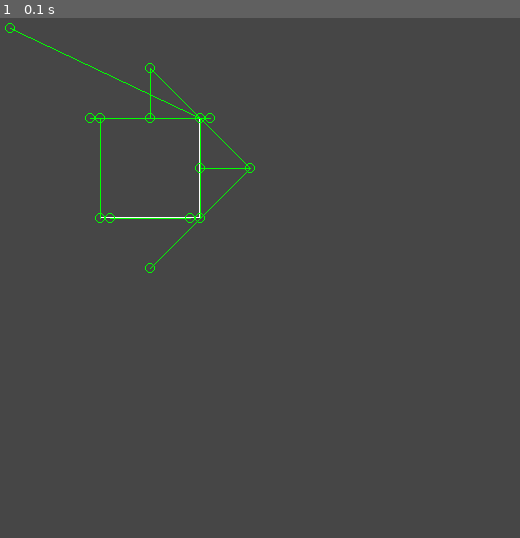
Above: before the commit, frame 1.
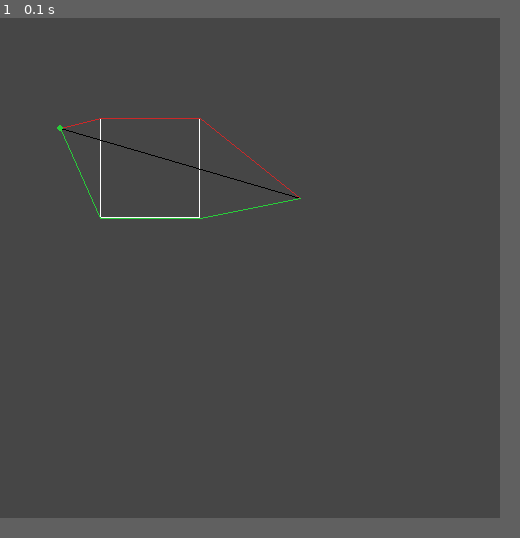
Above: after the commit, the same moment.

Repository: rshetty22166145/Covid-Sim
Game: pygame game, started from testing_scrap.py
The game is run twice, just before and just after one commit, with the same random seed, the same clock (stepped at 60 frames per second) and the same inputs.
Inputs:
- Up to frame 1 (0.1 s): no input
In our replay, the window is 520x520 before the commit and 500x500 after it. These sizes can differ from the game's own. Grey fills any space a smaller window leaves; there, only what the larger window draws over its background counts as a difference.

The runs differ from the first frame. In frame 1, 0.7% of the frame differs, in the area x 0-58%, y 0-50%.

Commit message:
Add 2 path cases

Diff:
--- a/my_path_finding/geometry.py
+++ b/my_path_finding/geometry.py
@@ -1,6 +1,8 @@
 from __future__ import annotations
 import math
 from my_path_finding.helpers import *
+from typing import Any, Callable, Union, Optional
+from my_path_finding.helpers import midpoint, dist
 
 
 class Point:
@@ -8,8 +10,29 @@
     Representation of a 2D point
     """
     def __init__(self, x: float, y: float):
-        self.x = x
-        self.y = y
+        self.x = float(x)
+        self.y = float(y)
+
+    def _perform_operation(self, other: Any,
+                           operation: Callable[[float, Union[int, float]], float]):
+        if isinstance(other, (float, int)):
+            return Point(operation(self.x, other), operation(self.y, other))
+        elif isinstance(other, (list, Point, tuple)) and len(other) == 2:
+            return Point(operation(self.x, other[0]), operation(self.y, other[1]))
+        else:
+            raise TypeError("Can only add numerical values to points")
+
+    def __add__(self, other: Any) -> Point:
+        return self._perform_operation(other, lambda a, b: a + b)
+
+    def __sub__(self, other: Any) -> Point:
+        return self._perform_operation(other, lambda a, b: a - b)
+
+    def __truediv__(self, other) -> Point:
+        return self._perform_operation(other, lambda a, b: a / b)
+
+    def __mul__(self, other) -> Point:
+        return self._perform_operation(other, lambda a, b: a * b)
 
     def __getitem__(self, item):
         if not isinstance(item, int):
@@ -24,6 +47,9 @@
     def __str__(self):
         return "Point" + str(tuple(self))
 
+    def __len__(self):
+        return 2
+
     def __repr__(self):
         return self.__str__()
 
@@ -76,12 +102,20 @@
         """Return if the vector intersects the shape, exclusive of shape edges"""
         raise NotImplementedError
 
-    def get_vertices(self, vector: Vector) -> list[Point]:
+    def is_point_inside(self, point: Point):
+        """Return if point is inside the shape. If point is on edges, does not count"""
+        raise NotImplementedError
+
+    def get_vertices(self, vector: Optional[Vector] = None) -> list[Point]:
         """Return significant points of the shape given a vector"""
         raise NotImplementedError
 
     def get_inflated(self, radius: float) -> Shape:
         """Return new shape expanded in all directions by radius while maintaining center"""
+        raise NotImplementedError
+
+    def get_bounding_box_area(self) -> float:
+        """Return the area of the rectangle which bounds this shape"""
         raise NotImplementedError
 
 
@@ -131,7 +165,7 @@
         else:
             return False
 
-    def get_vertices(self, vector: Vector) -> list[Point]:
+    def get_vertices(self, vector: Optional[Vector]) -> list[Point]:
         """Return the points where the circle intersects with the line perpendicular
         to the vector and going through the center of the circle.
 
@@ -161,6 +195,14 @@
             radius=self.radius + radius
         )
 
+    def get_bounding_box_area(self) -> float:
+        """Get bounding box area of circle"""
+        return (self.radius ** 2) * 4
+
+    def is_point_inside(self, point: Point):
+        """Return if point is inside the shape. If point is on edges, does not count"""
+        return dist((self.center_x, self.center_y), (point.x, point.y)) < self.radius
+
 
 class Rectangle(Shape):
     """
@@ -177,7 +219,7 @@
         sides = self.get_sides()
         return any(are_vectors_intersecting(side, vector) for side in sides) or self.is_vector_inside(vector)
 
-    def get_vertices(self, vector: Vector) -> list[Point]:
+    def get_vertices(self, vector: Optional[Vector] = None) -> list[Point]:
         """Return all 4 corners of the rectangle"""
         return [
             Point(self.left, self.top),
@@ -197,14 +239,19 @@
             height=self.height + radius * 2,
         )
 
+    def get_bounding_box_area(self) -> float:
+        """Do the width times the height yknow? skrrt skrrt"""
+        return self.width * self.height
+
+    def is_point_inside(self, point: Point):
+        """Return if point is inside the shape. If point is on edges, does not count"""
+        return self.left < point.x < self.left + self.width and \
+            self.top < point.y < self.top + self.height
+
     def is_vector_inside(self, vector: Vector):
-        """Return if start or end of vector is inside the rectangle"""
-
-        def inside_rect(pt: Point):
-            return self.left < pt.x < self.left + self.width and \
-                   self.top < pt.y < self.top + self.height
-
-        return inside_rect(vector.start) or inside_rect(vector.end)
+        """Return if start, end, or midpt of vector is inside the rectangle"""
+        return self.is_point_inside(vector.start) or \
+            self.is_point_inside(vector.end) or self.is_point_inside(midpoint(vector))
 
     def get_sides(self) -> list[Vector]:
         """Return all sides of the rectangle as vectors (start and end hold no significance for these)"""
--- a/my_path_finding/helpers.py
+++ b/my_path_finding/helpers.py
@@ -11,6 +11,11 @@
     return (C.y - A.y) * (B.x - A.x) > (B.y - A.y) * (C.x - A.x)
 
 
+def midpoint(vector: g.Vector) -> g.Point:
+    """Returns midpoint of vector"""
+    return vector.start + ((vector.end - vector.start) / 2)
+
+
 def intersect_points(A: g.Point, B: g.Point, C: g.Point, D: g.Point) -> bool:
     """Checks Instersection of segment AB and CD"""
     return ccw(A, C, D) != ccw(B, C, D) and ccw(A, B, C) != ccw(A, B, D)
@@ -18,6 +23,8 @@
 
 def are_vectors_intersecting(vector1: g.Vector, vector2: g.Vector) -> bool:
     """Return whether vectors intersect"""
+    # Calling 4 times with shuffled parameters is necessary since the algorithm is
+    # inconsistent depending on input order.
     return intersect_points(vector1.start, vector1.end, vector2.start, vector2.end) and \
         intersect_points(vector1.end, vector1.start, vector2.start, vector2.end) and \
         intersect_points(vector1.start, vector1.end, vector2.end, vector2.start) and \
--- a/my_path_finding/path_finding.py
+++ b/my_path_finding/path_finding.py
@@ -1,4 +1,5 @@
 from my_path_finding.geometry import *
+from my_path_finding.helpers import dist
 
 
 def get_paths(shapes: list[Shape],
@@ -9,50 +10,54 @@
     of vector to its end point without intersecting any shapes
 
     Possible Optimizations:
-        - Circle vertices don't need to be checked for intersection, both circle vertices will always be valid
-        - Instead of finding all paths (for loop in recursion), choose random path
+        - Instead of getting all the intersecting shapes each time, get the first one the comes up,
+        that is, alter this in the get_intersecting_shapes func. This will sacrifice largest shape sorting
+        - Instead of finding all paths choose random path
     """
     # Inflates shapes by person radius so person doesnt collide with shapes
     if person_radius != 0:
         shapes = [s.get_inflated(person_radius) for s in shapes]
 
-    # Set of paths which will be modified by the recursive tree
+    # List of paths which to which the recursive tree will append
     paths = []
 
-    def recursive_tree(cur_vec: Vector,
-                       path_history=()) -> None:
+    def recursive_tree(cur_path: Path) -> None:
 
-        # List of shapes intersecting with vector ordered by distance from starting pt (ascending)
-        cur_shapes = get_intersecting_shapes(shapes, cur_vec)
+        # Gets vectors of this path
+        cur_vecs = cur_path.get_vectors()
 
-        # If all shapes have been successfully bypassed, then a path was formed
+        # Get shapes which intersect any vector in the path
+        cur_shapes = [shape for v in cur_vecs for shape in shapes_intersecting_vector(shapes, v)]
+
+        # If no shape intersects, path works and should be returned
         if len(cur_shapes) == 0:
-            paths.append(path_history + (cur_vec,))
+            paths.append(cur_path)
+
         else:
-            shape = cur_shapes[0]
-            vertices = shape.get_vertices(cur_vec)
+            largest_shape = cur_shapes[0]
 
-            # Vectors going from the start of cur_vec to each vertex
-            start_to_vertex_vectors = [Vector(start=cur_vec.start, end=v) for v in vertices]
-            # Vectors going from each vertex to the enc of cur_vec
-            vertex_to_end_vectors = [Vector(start=v, end=cur_vec.end) for v in vertices]
+            # Index of point in path that is consumed by largest_shape (if any)
+            point_idx = None
+            # vector in path which intersects shape (if any)
+            intersecting_vector = None
 
-            # A vertex is only accepted if its corresponding vectors in the above 2 vector
-            # lists don't intersect the shape
-            vertices = [
-                vertices[i] for i in range(len(vertices))
-                if not(
-                    shape.is_vector_intersect(start_to_vertex_vectors[i]) or
-                    shape.is_vector_intersect(vertex_to_end_vectors[i])
-                )]
-            # Initiates recursion for each valid vertex
-            for vertex in vertices:
-                # passes all but first shape, passes new vector from the vertex to the end of the current one
-                # Adds segment from start to vertex to the path history
-                recursive_tree(Vector(start=vertex, end=cur_vec.end),
-                               path_history=path_history + (Vector(start=cur_vec.start, end=vertex),))
+            # Finds if the largest shape consumes a point, and if not, checks if it intersects a vector
+            # It must be one of the 2 since the shape intersects the path
+            for idx in range(1, len(cur_path.points) - 1):
+                if largest_shape.is_point_inside(cur_path.points[idx]):
+                    point_idx = idx
+                    break
 
-    recursive_tree(vector)
+            if point_idx is None:
+                for vec in cur_vecs:
+                    if largest_shape.is_vector_intersect(vec):
+                        intersecting_vector = vec
+                        break
+
+
+
+    # Passes vector as an initial path
+    recursive_tree(Path([vector.start, vector.end]))
 
     new_paths = [Path([vec.start for vec in path]) for path in paths]
     for i in range(len(new_paths)):
@@ -60,14 +65,79 @@
     return new_paths
 
 
-def get_shortest_path(paths: set[list[Vector]]) -> list[Vector]:
-    """Return the shortest path from the paths provided"""
+def get_modified_paths_vector(shape: Shape, path: Path, vector: Vector) -> list[Path]:
+    """Return a list of new paths which modify the given path to try and avoid the given
+    shape which was found intersecting the provided vector, which is part of the path"""
+    sorted_vertices = sorted(shape.get_vertices(), key=lambda pt: dist(tuple(vector.start), tuple(pt)))
+    vec_start_path_idx = path.points.index(vector.start)
+    vec_end_path_idx = path.points.index(vector.end)
+
+    def copy_path_pts():
+        return [Point(pt.x, pt.y) for pt in path.points]
+
+    def case_1() -> list[Path]:
+        """endpoints of vector are between edges of rect shape and are on opposite sides of rect"""
+        paths = []
+
+        for i in range(0, len(sorted_vertices) - 2):
+            for j in range(2, len(sorted_vertices)):
+                if sorted_vertices[j].x == sorted_vertices[i].x or sorted_vertices[j].y == \
+                        sorted_vertices[i].y:
+
+                    new_path_pts = copy_path_pts()
+
+                    new_path_pts.insert(vec_end_path_idx, sorted_vertices[j])
+                    new_path_pts.insert(vec_end_path_idx, sorted_vertices[i])
+
+                    paths.append(Path(new_path_pts))
+
+        return paths
+
+    def case_2() -> list[Path]:
+        """endpoints of vector are on or outside of edges of rect shape"""
+        path1_points = copy_path_pts()
+        path2_points = copy_path_pts()
+
+        path1_points.insert(vec_end_path_idx, sorted_vertices[1])
+        path2_points.insert(vec_end_path_idx, sorted_vertices[2])
+
+        return [Path(path1_points), Path(path2_points)]
+
+    def case_3() -> list[Path]:
+        """one endpoint of vector is between edges and one is on or outside edges"""
+        pass
+
+    def case_4() -> list[Path]:
+        """both endpoints are between edges but are on neighboring perpendicular edge sides"""
+        pass
+
+    return case_1()
 
 
-def get_intersecting_shapes(shapes: list[Shape],
-                            vector: Vector
-                            ) -> list[Shape]:
-    """
-    Return all shapes that intersect the given vector
-    """
-    return [shape for shape in shapes if shape.is_vector_intersect(vector)]
+def get_modified_paths_point(shape: Shape, path: Path, point_index: int) -> list[Path]:
+    """Return a list of new paths which modify the given path to try and avoid the given
+    shape which was found to be consuming the point at point_index in the path"""
+    paths = []
+    for pt in shape.get_vertices():
+        curr_path = Path([])
+
+        for j in range(0, len(path.points)):
+            if j == point_index:
+                curr_path.points.append(pt)
+            else:
+                curr_path.points.append(Point(path.points[j].x, path.points[j].y))
+        paths.append(curr_path)
+    return paths
+
+
+def shapes_intersecting_vector(shapes: list[Shape], vector: Vector) -> list[Shape]:
+    """Return all shapes that intersect the given vector sorted by size of rectangle bounding box
+    in descending order."""
+    return sorted([shape for shape in shapes if shape.is_vector_intersect(vector)],
+                  key=lambda shape: shape.get_bounding_box_area(), reverse=True)
+
+
+def shapes_consuming_point(shapes: list[Shape], point: Point) -> list[Shape]:
+    """Return all shapes that consume the point provided in descending order of bounding box size"""
+    return sorted([shape for shape in shapes if shape.is_point_inside(point)],
+                  key=lambda shape: shape.get_bounding_box_area(), reverse=True)
--- a/sim/sim_components.py
+++ b/sim/sim_components.py
@@ -12,34 +12,19 @@
         self.is_infected = False
 
 
-class Interactable:
-    """
-    Types:
-        - Medical
-        - Food
-        - Travel
-        - Home
-    """
+class Building:
     class Types(IntEnum):
         MEDICAL = 0
         FOOD = 1
         TRAVEL = 2
         HOME = 3
+        WORK = 4
 
-    def __init__(self, sim):
+    def __init__(self, sim, purpose: Types):
         # Parent sim manager object
         self.sim = sim
 
-        # TODO: Interactables can store infection on them
-        # TODO: Determine types of interactables
-
-
-class Building:
-    def __init__(self, sim, interactables: set[Interactable]):
-        # Parent sim manager object
-        self.sim = sim
-
-        self.interactables = interactables
+        self.purpose = purpose
 
 
 class City:
--- a/sim/sim_manager.py
+++ b/sim/sim_manager.py
@@ -45,8 +45,11 @@
         self.__graphics_data.objects = [tuple(i for _ in range(5)) for i in range(20, 30)]
         self.__graphics_data.people = [tuple(i for _ in range(5)) for i in range(40, 50)]
 
-        #
-        self.city = City()
+        # Generate city
+        self.city = self.generate_city()
+
+    def generate_city(self) -> City:
+        """"""
 
     def progress_simulation(self, time_delta_ms: int) -> dict:
         """
--- a/testing_scrap.py
+++ b/testing_scrap.py
@@ -1,6 +1,6 @@
 import pygame
 from contextlib import contextmanager
-from my_path_finding.path_finding import get_paths
+from my_path_finding.path_finding import get_paths, get_modified_paths_point, get_modified_paths_vector
 from my_path_finding.geometry import *
 import colorsys
 import random
@@ -111,9 +111,6 @@
 
 
 def rect_collision_test():
-    surf = pygame.display.set_mode(SCREEN_SIZE)
-    clock = pygame.time.Clock()
-
     rect = Rectangle(100, 100, 100, 100)
     vecs = [
         # point on edge
@@ -137,24 +134,38 @@
         Vector(Point(200, 100), Point(10, 10))
     ]
 
-    running = True
-    while running:
-
-        surf.fill((70, 70, 70))
-
-        for event in pygame.event.get():
-            if event.type == pygame.QUIT:
-                running = False
-
+    with draw_stuff(500, 500) as surf:
         draw_rect(rect, surf, (255, 255, 255))
 
         for vec in vecs:
             col = (255, 0, 0) if rect.is_vector_intersect(vec) else (0, 255, 0)
             draw_vector(vec, surf, col, start_circle=5, end_circle=5)
 
-        pygame.display.update()
-        clock.tick(200)
-        pygame.display.set_caption("CovSim    FPS: " + str(clock.get_fps()))
+
+def test_modified_path_points():
+    rect = Rectangle(100, 100, 100, 100)
+    path = Path([Point(10, 150), Point(150, 170), Point(300, 50)])
+
+    new_paths = get_modified_paths_point(rect, path, 1)
+
+    with draw_stuff(500, 500) as surf:
+        draw_rect(rect, surf, (255, 255, 255))
+        draw_path(path, surf, (0, 0, 0))
+
+        draw_paths(new_paths, surf)
 
 
-rect_collision_test()
+def test_modified_path_vectors():
+    rect = Rectangle(100, 100, 100, 100)
+    path = Path([Point(60, 110), Point(300, 180)])
+
+    new_paths = get_modified_paths_vector(rect, path, Vector(path.points[0], path.points[1]))
+
+    with draw_stuff(500, 500) as surf:
+        draw_rect(rect, surf, (255, 255, 255))
+        draw_path(path, surf, (0, 0, 0))
+
+        draw_paths(new_paths, surf)
+
+
+test_modified_path_vectors()
